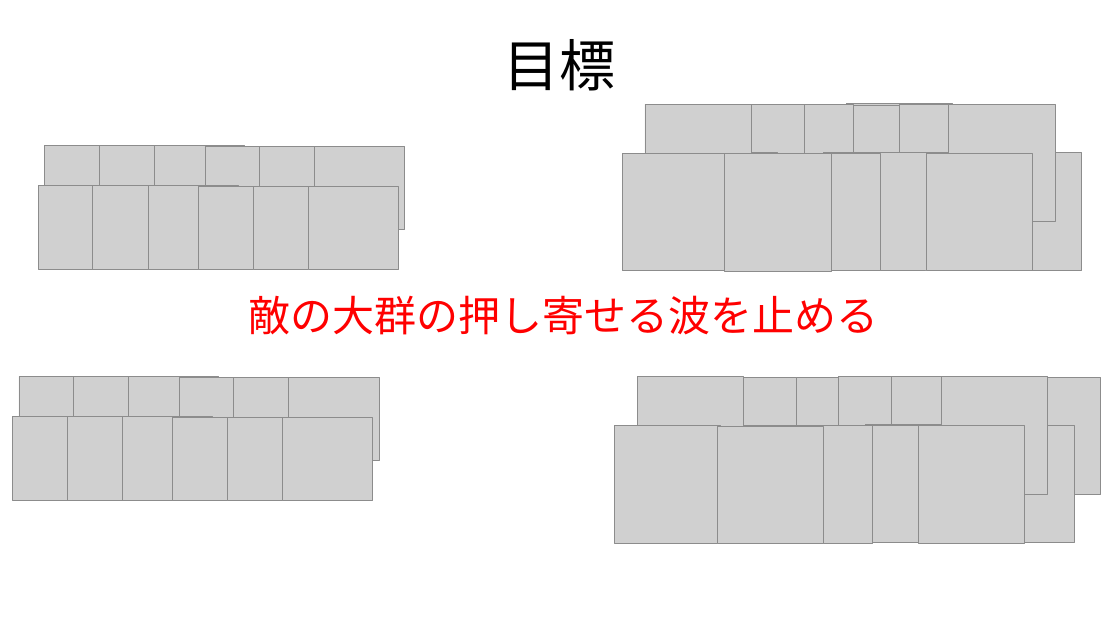
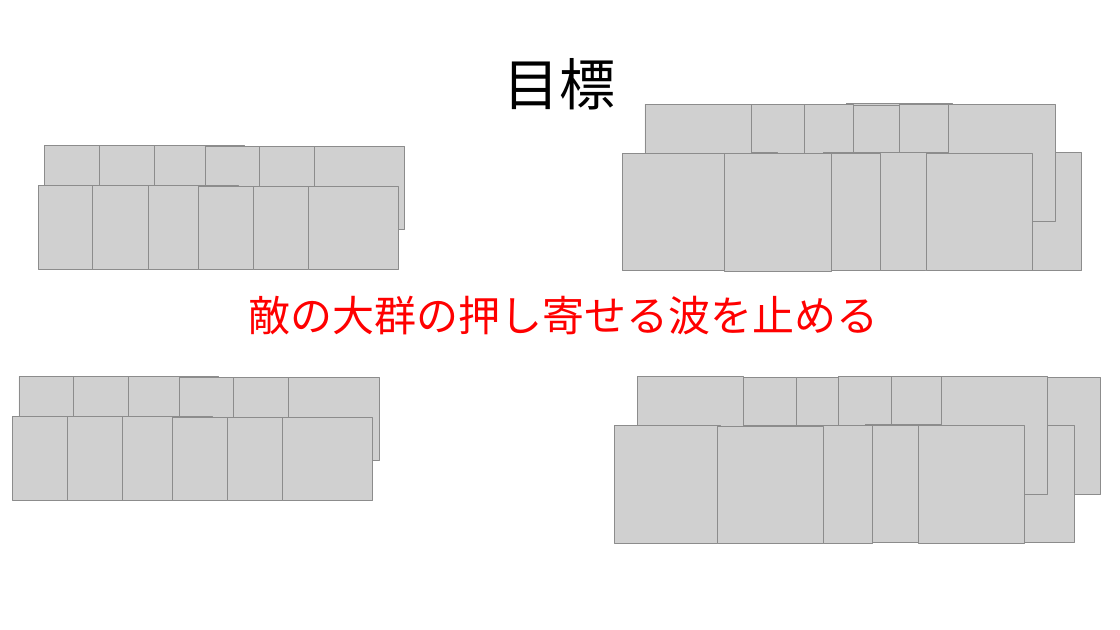
Before and after one commit to sayudesu/ToD, a slide deck: slide 3 of _Proposal/TowerOfDefense.pptx. Drawn at 1120x630 pixels with LibreOffice and Linux fonts; fonts in the diff are those of the drawing; grey boxes stand for pictures; background and template pictures are left out. Boxes give left, top, right and bottom in pixels: in the first picture for what was removed or moved away, otherwise in the second. Text is boxed around its words. In the diff, an @@ line names an element or a change of style, - is before the commit and + after.

```diff
--- a/_Proposal/TowerOfDefense.pptx
+++ b/_Proposal/TowerOfDefense.pptx
@@ text "目標": place and size @@
-text "目標" at <box>503,39,615,91</box>
+text "目標" at <box>503,58,615,110</box>
```
Also in this commit, not shown: 4 other slides changed, 4 slides added, 1 other file.
